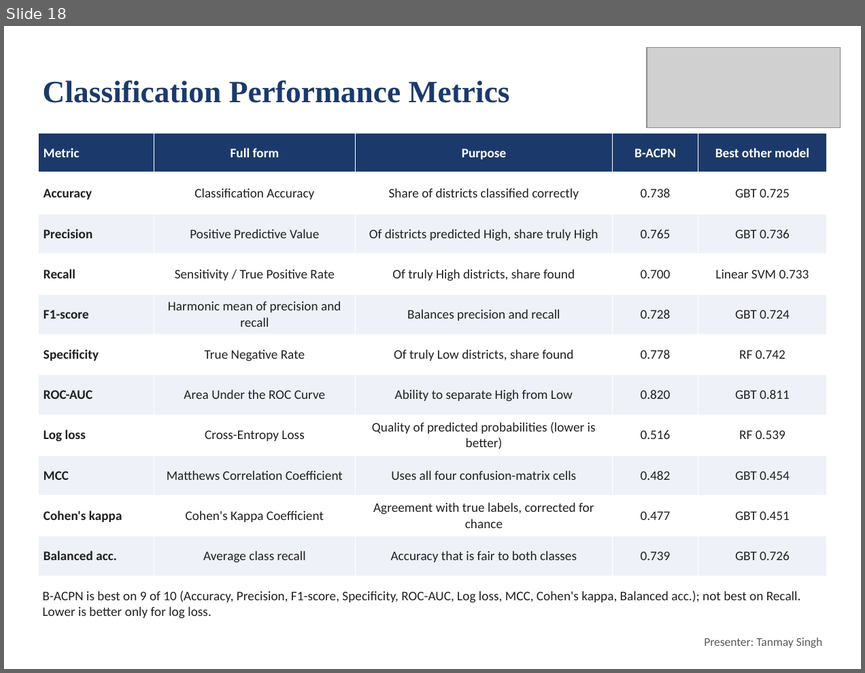
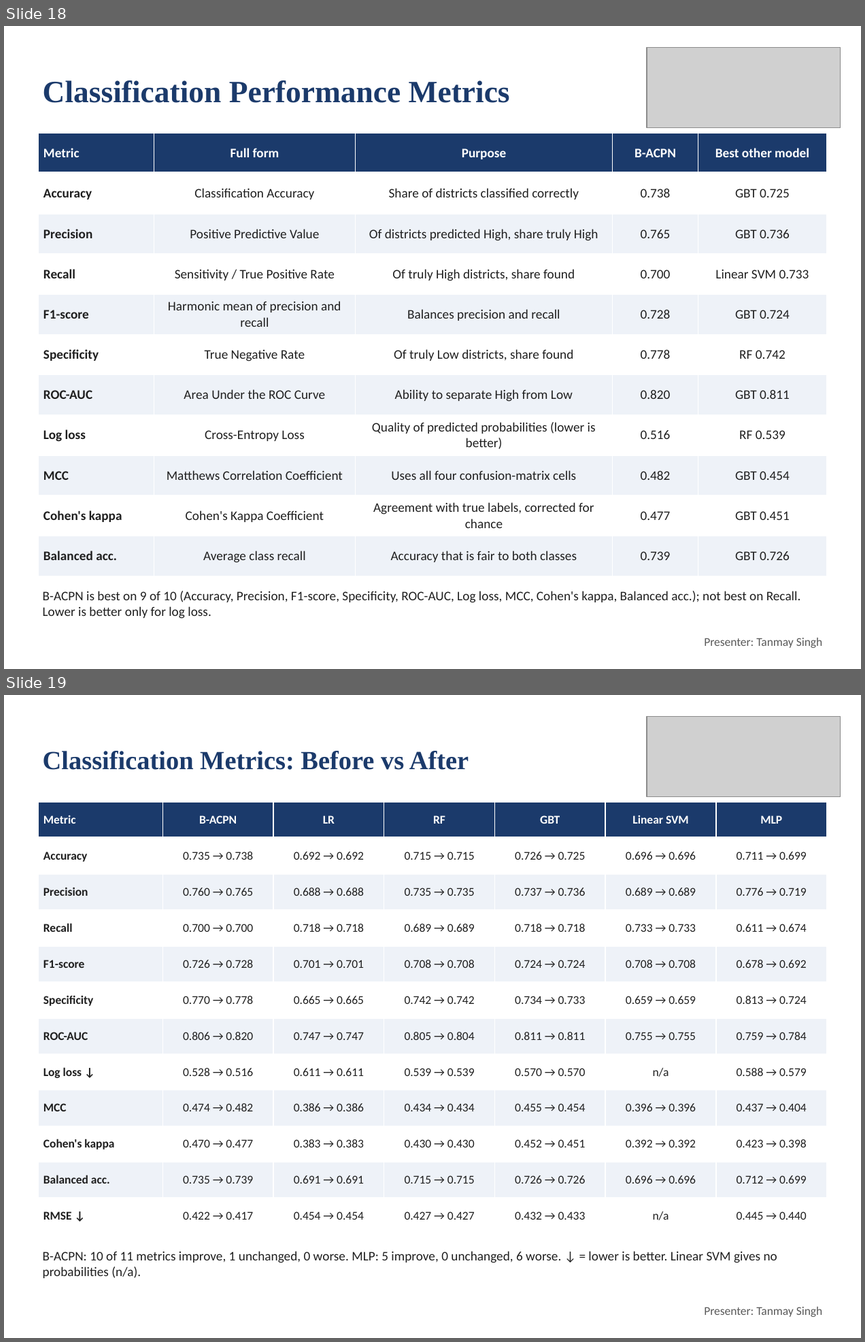
Before and after one commit to deepankarkumar1310/hadoop-ml-algorithm-, a slide deck: docs/Review2_Deck.pptx. Shown one above the other, each under a label of ours: slide 18 before the commit, slides 18 and 19 after it. The pictures are 865x673 and 865x1342 pixels, drawn with LibreOffice and Linux fonts; fonts in the diff are those of the drawing; grey boxes stand for pictures. Boxes give left, top, right and bottom in pixels: in the first picture for what was removed or moved away, otherwise in the second. Text is boxed around its words. In the diff, an @@ line names an element or a change of style, - is before the commit and + after.

Commit message:
All classification metrics before vs after preprocessing (slide 19, README, Colab 10c)

```diff
--- a/docs/Review2_Deck.pptx
+++ b/docs/Review2_Deck.pptx
@@ slide 19 added at (4, 695, 861, 1338), background #FFFFFF @@
@@ picture added at (647, 717, 840, 797) @@
@@ title added at (43, 751, 468, 770), 22 pt, text #1B3A6B, bold @@
+Classification Metrics: Before vs After
@@ table added at (38, 802, 825, 1234), 12 rows, 7 columns @@
+Metric | B-ACPN | LR | RF | GBT | Linear SVM | MLP
+Accuracy | 0.735 → 0.738 | 0.692 → 0.692 | 0.715 → 0.715 | 0.726 → 0.725 | 0.696 → 0.696 | 0.711 → 0.699
+Precision | 0.760 → 0.765 | 0.688 → 0.688 | 0.735 → 0.735 | 0.737 → 0.736 | 0.689 → 0.689 | 0.776 → 0.719
+Recall | 0.700 → 0.700 | 0.718 → 0.718 | 0.689 → 0.689 | 0.718 → 0.718 | 0.733 → 0.733 | 0.611 → 0.674
+F1-score | 0.726 → 0.728 | 0.701 → 0.701 | 0.708 → 0.708 | 0.724 → 0.724 | 0.708 → 0.708 | 0.678 → 0.692
+Specificity | 0.770 → 0.778 | 0.665 → 0.665 | 0.742 → 0.742 | 0.734 → 0.733 | 0.659 → 0.659 | 0.813 → 0.724
+ROC-AUC | 0.806 → 0.820 | 0.747 → 0.747 | 0.805 → 0.804 | 0.811 → 0.811 | 0.755 → 0.755 | 0.759 → 0.784
+Log loss ↓ | 0.528 → 0.516 | 0.611 → 0.611 | 0.539 → 0.539 | 0.570 → 0.570 | n/a | 0.588 → 0.579
+MCC | 0.474 → 0.482 | 0.386 → 0.386 | 0.434 → 0.434 | 0.455 → 0.454 | 0.396 → 0.396 | 0.437 → 0.404
+Cohen's kappa | 0.470 → 0.477 | 0.383 → 0.383 | 0.430 → 0.430 | 0.452 → 0.451 | 0.392 → 0.392 | 0.423 → 0.398
+Balanced acc. | 0.735 → 0.739 | 0.691 → 0.691 | 0.715 → 0.715 | 0.726 → 0.726 | 0.696 → 0.696 | 0.712 → 0.699
+RMSE ↓ | 0.422 → 0.417 | 0.454 → 0.454 | 0.427 → 0.427 | 0.432 → 0.433 | n/a | 0.445 → 0.440
@@ text added at (43, 1251, 777, 1278), 11 pt, text #1F1F1F @@
+B-ACPN: 10 of 11 metrics improve, 1 unchanged, 0 worse. MLP: 5 improve, 0 unchanged, 6 worse. ↓ = lower is better. Linear SVM gives no probabilities (n/a).
@@ text added at (704, 1306, 823, 1317), 10 pt, text #595959 @@
+Presenter: Tanmay Singh
```
Also in this commit, not shown: 7 other files.
